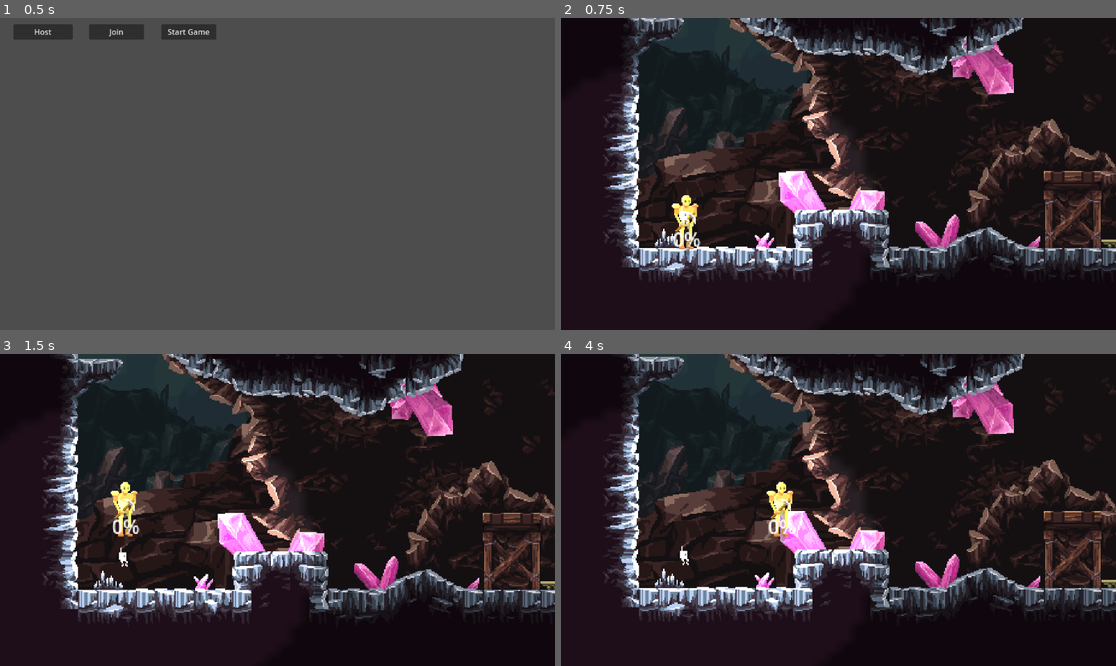
Above: before the commit, frames 1-4 (two rows, left to right).
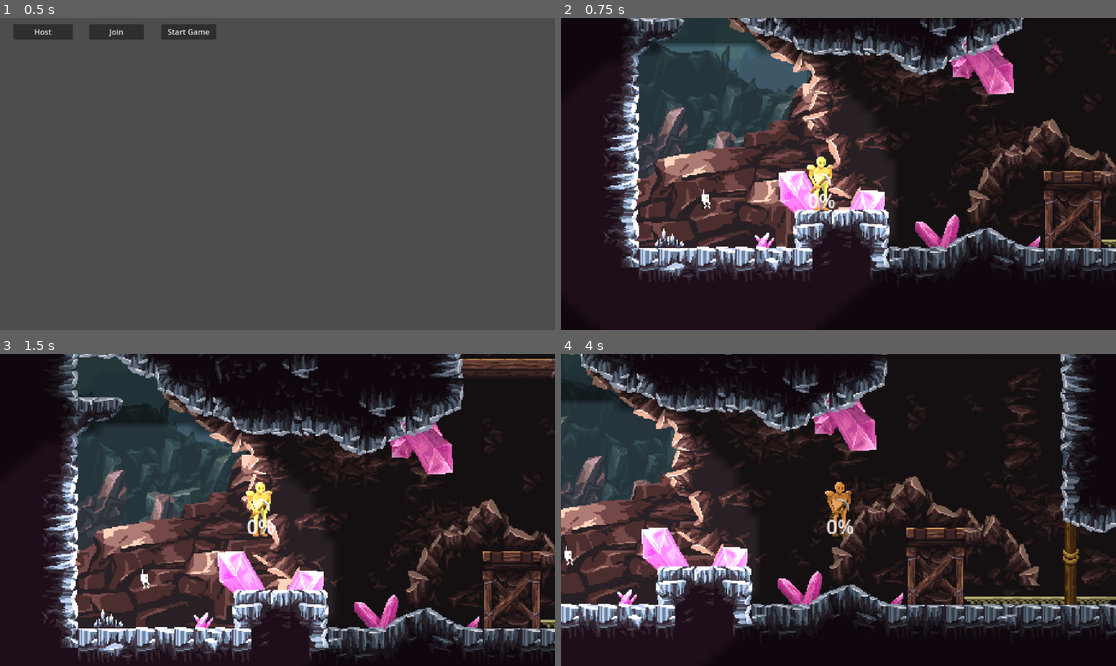
Above: after the commit, the same moments.

Repository: Xeotham/game_jam_42
Game: Godot game, scene res://scenes/TitleScreen.tscn
Same seed, same stepped clock (60 frames per second), same inputs: the game is played once before the commit and once after it. The engine's default icon, where the game draws it, is replaced by a stand-in: a white triangle on a blue panel in a dark square.
Inputs:
- Up to frame 1 (0.5 s): no input
- Up to frame 2 (0.75 s): click "Start Game" at 0.5 s
- Up to frame 3 (1.5 s): tap Enter (ui_accept) at 1.25 s; hold Down (Player2_move_down) from 1.28 s (still down)
- Up to frame 4 (4 s): tap Enter (ui_accept) at 1.52, 2.27, 3.77 s; release Down (Player2_move_down) at 2.03 s; tap Left (Player2_move_left) at 2.1 s; hold Right (Player2_move_right) 2.78-3.53 s; tap Up (Player2_move_up) at 3.6 s

Frame 1 is identical in both runs. In frame 2, 18% of the frame differs, in the area x 8-100%, y 0-83%; in frame 3, 47%; in frame 4, 48%, in the area x 0-100%, y 0-91%.
Error in both runs: Invalid type in function 'set_multiplayer_authority' in base 'MultiplayerSynchronizer'. Cannot convert argument 1 from Nil to int. (res://scripts/Player2.gd:16)

Commit message:
Fixing some issue and starting fixing enemy.

Diff:
--- a/game-jam-42/scenes/SceneManager.gd
+++ b/game-jam-42/scenes/SceneManager.gd
@@ -1,28 +1,32 @@
 extends Node2D
 
 @export var PlayerScene: PackedScene
-
+@onready var player1 = $Player1
+@onready var player2 = $Player2
 # Called when the node enters the scene tree for the first time.
 func _ready() -> void:
-	var player1 = load("res://scenes/player_1.tscn").instantiate()
-	var player2 = load("res://scenes/player_2.tscn").instantiate()
+	#var player1 = load("res://scenes/player_1.tscn").instantiate()
+	#var player2 = load("res://scenes/player_2.tscn").instantiate()
+	#
+	#add_child(player1)
+	#add_child(player2)
 
-	add_child(player1)
-	add_child(player2)
 
-	player1.global_position = $Spawn.global_position
-	player2.global_position = $Spawn.global_position
+	#player1.global_position = $Spawn.global_position
+	#player2.global_position = $Spawn.global_position
 
-	var enemy = load("res://scenes/enemy.tscn").instantiate()
-	add_child(enemy)
-	enemy.set_player(player1)
+	GameManager.sprite1 = player1
+	GameManager.sprite2 = player2
 
-	enemy.global_position = $Enemy.global_position
+	var enemys = [$Enemys/Enemy1]
+
+	for i in enemys:
+		var ennemy: Ennemy = i
+		ennemy.set_player(player1)
 
 	if multiplayer.get_unique_id() != 1:
 		$CanvasModulate.hide()
-		#$CanvasModulate2.hide()
-	pass # Replace with function body.
+		$ParallaxBackground/CanvasModulate.hide()
 
 
 # Called every frame. 'delta' is the elapsed time since the previous frame.
--- a/game-jam-42/scenes/enemy.tscn
+++ b/game-jam-42/scenes/enemy.tscn
@@ -1,28 +1,174 @@
-[gd_scene load_steps=5 format=3 uid="uid://dlvqrqvlu8icu"]
+[gd_scene load_steps=26 format=3 uid="uid://dlvqrqvlu8icu"]
 
 [ext_resource type="Script" uid="uid://dons7pjkod11e" path="res://scripts/enemy.gd" id="1_md0e3"]
-[ext_resource type="Texture2D" uid="uid://b6nmh2fsn8frs" path="res://assets/enemy.png" id="2_4ra3w"]
+[ext_resource type="Texture2D" uid="uid://dwoeepk84glin" path="res://assets/enemy/enemy_aggro.png" id="2_5uy6h"]
+[ext_resource type="Texture2D" uid="uid://cllomvyjoa67r" path="res://assets/enemy/enemy_attack.png" id="3_c4w8v"]
+[ext_resource type="Texture2D" uid="uid://h2kheglhwxmd" path="res://assets/enemy/enemy_idle.png" id="4_xwavj"]
 
 [sub_resource type="RectangleShape2D" id="RectangleShape2D_md0e3"]
-size = Vector2(24, 48)
+size = Vector2(36, 48)
 
-[sub_resource type="SceneReplicationConfig" id="SceneReplicationConfig_md0e3"]
-properties/0/path = NodePath(".:DETECTION_RADIUS")
-properties/0/spawn = true
-properties/0/replication_mode = 1
-properties/1/path = NodePath("MultiplayerSynchronizer:root_path")
-properties/1/spawn = true
-properties/1/replication_mode = 1
+[sub_resource type="AtlasTexture" id="AtlasTexture_nenq2"]
+atlas = ExtResource("2_5uy6h")
+region = Rect2(0, 0, 64, 64)
+
+[sub_resource type="AtlasTexture" id="AtlasTexture_md484"]
+atlas = ExtResource("2_5uy6h")
+region = Rect2(64, 0, 64, 64)
+
+[sub_resource type="AtlasTexture" id="AtlasTexture_ipns3"]
+atlas = ExtResource("2_5uy6h")
+region = Rect2(128, 0, 64, 64)
+
+[sub_resource type="AtlasTexture" id="AtlasTexture_8qclf"]
+atlas = ExtResource("2_5uy6h")
+region = Rect2(192, 0, 64, 64)
+
+[sub_resource type="AtlasTexture" id="AtlasTexture_w8i8w"]
+atlas = ExtResource("2_5uy6h")
+region = Rect2(256, 0, 64, 64)
+
+[sub_resource type="AtlasTexture" id="AtlasTexture_otmr2"]
+atlas = ExtResource("2_5uy6h")
+region = Rect2(320, 0, 64, 64)
+
+[sub_resource type="AtlasTexture" id="AtlasTexture_wtq4b"]
+atlas = ExtResource("2_5uy6h")
+region = Rect2(384, 0, 64, 64)
+
+[sub_resource type="AtlasTexture" id="AtlasTexture_j0cyh"]
+atlas = ExtResource("2_5uy6h")
+region = Rect2(448, 0, 64, 64)
+
+[sub_resource type="AtlasTexture" id="AtlasTexture_g0wcc"]
+atlas = ExtResource("2_5uy6h")
+region = Rect2(512, 0, 64, 64)
+
+[sub_resource type="AtlasTexture" id="AtlasTexture_s1ycm"]
+atlas = ExtResource("2_5uy6h")
+region = Rect2(576, 0, 64, 64)
+
+[sub_resource type="AtlasTexture" id="AtlasTexture_shcg2"]
+atlas = ExtResource("3_c4w8v")
+region = Rect2(0, 0, 64, 64)
+
+[sub_resource type="AtlasTexture" id="AtlasTexture_ile5s"]
+atlas = ExtResource("3_c4w8v")
+region = Rect2(64, 0, 64, 64)
+
+[sub_resource type="AtlasTexture" id="AtlasTexture_1x4g4"]
+atlas = ExtResource("3_c4w8v")
+region = Rect2(128, 0, 64, 64)
+
+[sub_resource type="AtlasTexture" id="AtlasTexture_2pwtc"]
+atlas = ExtResource("3_c4w8v")
+region = Rect2(192, 0, 64, 64)
+
+[sub_resource type="AtlasTexture" id="AtlasTexture_rogs8"]
+atlas = ExtResource("4_xwavj")
+region = Rect2(0, 0, 64, 64)
+
+[sub_resource type="AtlasTexture" id="AtlasTexture_wrm80"]
+atlas = ExtResource("4_xwavj")
+region = Rect2(64, 0, 64, 64)
+
+[sub_resource type="AtlasTexture" id="AtlasTexture_6awcb"]
+atlas = ExtResource("4_xwavj")
+region = Rect2(128, 0, 64, 64)
+
+[sub_resource type="AtlasTexture" id="AtlasTexture_wjec0"]
+atlas = ExtResource("4_xwavj")
+region = Rect2(192, 0, 64, 64)
+
+[sub_resource type="SpriteFrames" id="SpriteFrames_i4rgx"]
+animations = [{
+"frames": [{
+"duration": 1.0,
+"texture": SubResource("AtlasTexture_nenq2")
+}, {
+"duration": 1.0,
+"texture": SubResource("AtlasTexture_md484")
+}, {
+"duration": 1.0,
+"texture": SubResource("AtlasTexture_ipns3")
+}, {
+"duration": 1.0,
+"texture": SubResource("AtlasTexture_8qclf")
+}, {
+"duration": 1.0,
+"texture": SubResource("AtlasTexture_w8i8w")
+}, {
+"duration": 1.0,
+"texture": SubResource("AtlasTexture_otmr2")
+}, {
+"duration": 1.0,
+"texture": SubResource("AtlasTexture_wtq4b")
+}, {
+"duration": 1.0,
+"texture": SubResource("AtlasTexture_j0cyh")
+}, {
+"duration": 1.0,
+"texture": SubResource("AtlasTexture_g0wcc")
+}, {
+"duration": 1.0,
+"texture": SubResource("AtlasTexture_s1ycm")
+}],
+"loop": true,
+"name": &"agro",
+"speed": 10.0
+}, {
+"frames": [{
+"duration": 1.0,
+"texture": SubResource("AtlasTexture_shcg2")
+}, {
+"duration": 1.0,
+"texture": SubResource("AtlasTexture_ile5s")
+}, {
+"duration": 1.0,
+"texture": SubResource("AtlasTexture_1x4g4")
+}, {
+"duration": 1.0,
+"texture": SubResource("AtlasTexture_2pwtc")
+}],
+"loop": true,
+"name": &"attack",
+"speed": 8.0
+}, {
+"frames": [{
+"duration": 1.0,
+"texture": SubResource("AtlasTexture_rogs8")
+}, {
+"duration": 1.0,
+"texture": SubResource("AtlasTexture_wrm80")
+}, {
+"duration": 1.0,
+"texture": SubResource("AtlasTexture_6awcb")
+}, {
+"duration": 1.0,
+"texture": SubResource("AtlasTexture_wjec0")
+}],
+"loop": true,
+"name": &"idle",
+"speed": 3.0
+}]
+
+[sub_resource type="RectangleShape2D" id="RectangleShape2D_5uy6h"]
+size = Vector2(182, 48)
 
 [node name="EnemyBody" type="CharacterBody2D"]
 script = ExtResource("1_md0e3")
 
 [node name="CollisionShape2D" type="CollisionShape2D" parent="."]
-position = Vector2(2, -2)
+position = Vector2(0, -1)
 shape = SubResource("RectangleShape2D_md0e3")
 
-[node name="Sprite2D" type="Sprite2D" parent="."]
-texture = ExtResource("2_4ra3w")
+[node name="AnimatedSprite2D" type="AnimatedSprite2D" parent="."]
+sprite_frames = SubResource("SpriteFrames_i4rgx")
+animation = &"idle"
+frame_progress = 0.371223
 
-[node name="MultiplayerSynchronizer" type="MultiplayerSynchronizer" parent="."]
-replication_config = SubResource("SceneReplicationConfig_md0e3")
+[node name="DetectionArea" type="Area2D" parent="."]
+
+[node name="CollisionShape2D" type="CollisionShape2D" parent="DetectionArea"]
+position = Vector2(0, -1)
+shape = SubResource("RectangleShape2D_5uy6h")
--- a/game-jam-42/scenes/player_2.tscn
+++ b/game-jam-42/scenes/player_2.tscn
@@ -114,7 +114,7 @@
 [node name="Sprite2D" type="AnimatedSprite2D" parent="CharacterBody2D"]
 sprite_frames = SubResource("SpriteFrames_jbo5h")
 animation = &"idle"
-frame_progress = 0.555715
+frame_progress = 0.198991
 
 [node name="Camera2D" type="Camera2D" parent="CharacterBody2D"]
 zoom = Vector2(2.5, 2.5)
@@ -129,6 +129,8 @@
 z_index = -175
 position = Vector2(1, 9.53674e-07)
 scale = Vector2(9.86047, 8.09375)
+range_layer_min = -512
+range_layer_max = 512
 shadow_enabled = true
 texture = ExtResource("3_yjax8")
 
--- a/game-jam-42/scenes/stage.tscn
+++ b/game-jam-42/scenes/stage.tscn
@@ -10,6 +10,8 @@
 [ext_resource type="Texture2D" uid="uid://3ag0yoo0yxig" path="res://assets/props1.png" id="8_1hwpr"]
 [ext_resource type="Texture2D" uid="uid://ckb45eby7pqip" path="res://assets/Enviroment.png" id="8_dexii"]
 [ext_resource type="Texture2D" uid="uid://cj57tu3y02xyh" path="res://assets/props2.png" id="8_yd2gm"]
+[ext_resource type="PackedScene" uid="uid://bichfvcwo7cre" path="res://scenes/player_2.tscn" id="11_0hg5s"]
+[ext_resource type="PackedScene" uid="uid://dlvqrqvlu8icu" path="res://scenes/enemy.tscn" id="12_jl6nj"]
 
 [sub_resource type="TileSetAtlasSource" id="TileSetAtlasSource_e38vs"]
 texture = ExtResource("8_1hwpr")
@@ -13925,8 +13927,10 @@
 tile_map_data = PackedByteArray("AADg/wAAAQAbADsAAADg/wEAAQAbADwAAADg/wIAAQAbAD0AAADg/wMAAQAbAD4AAADh////AQAcADoAAADh/w …(12592 unchanged characters)…
 tile_set = SubResource("TileSet_5sts7")
 
-[node name="Enemy" type="Node2D" parent="."]
-position = Vector2(200, -250)
+[node name="CanvasModulate" type="CanvasModulate" parent="ParallaxBackground"]
+visible = false
+modulate = Color(0, 0, 0, 1)
+color = Color(0, 0, 0, 1)
 
 [node name="Spawn" type="Node2D" parent="."]
 position = Vector2(-410, 5)
@@ -13955,3 +13959,14 @@
 visible = false
 modulate = Color(0, 0, 0, 1)
 color = Color(0, 0, 0, 1)
+
+[node name="Player1" parent="." instance=ExtResource("2_kewym")]
+position = Vector2(-298, -28)
+
+[node name="Player2" parent="." instance=ExtResource("11_0hg5s")]
+position = Vector2(-392, -9)
+
+[node name="Enemys" type="Node2D" parent="."]
+
+[node name="Enemy1" parent="Enemys" instance=ExtResource("12_jl6nj")]
+position = Vector2(205, -237)
--- a/game-jam-42/scripts/GameManager.gd
+++ b/game-jam-42/scripts/GameManager.gd
@@ -1,6 +1,9 @@
 extends Node
 
 var	Players = {}
+
+var sprite1
+var sprite2
 
 # Called when the node enters the scene tree for the first time.
 func _ready() -> void:
--- a/game-jam-42/scripts/Player1.gd
+++ b/game-jam-42/scripts/Player1.gd
@@ -7,6 +7,7 @@
 var jump_count = 0
 var jump_total = 1
 var air_time = 0
+var actual_position = Vector2.ZERO
 
 @onready var camera = $Camera2D as Camera2D
 @onready var Health = $Health
@@ -46,7 +47,7 @@
 			velocity.x = direction * SPEED
 		else:
 			velocity.x = move_toward(velocity.x, 0, SPEED)
-
+		actual_position = velocity
 		move_and_slide()
 
 func take_damage(amount: int):
--- a/game-jam-42/scripts/enemy.gd
+++ b/game-jam-42/scripts/enemy.gd
@@ -1,4 +1,5 @@
 extends CharacterBody2D
+class_name Ennemy
 
 @export var SPEED = 150.0
 @export var HEALTH = 10
@@ -6,9 +7,11 @@
 @export var FOLLOW_PLAYER = true
 @export var DETECTION_RADIUS = 200.0
 
-var player: Node2D = null
+var player: Node2D = GameManager.sprite1
+@onready var sprite = $AnimatedSprite2D
 
 func _ready():
+	_animations()
 	pass
 
 func _physics_process(delta: float) -> void:
@@ -17,16 +20,19 @@
 		velocity += get_gravity() * delta
 	else:
 		velocity.y = 0
+	detect_player(delta)
+
+	move_and_slide()
+
+func detect_player(delta):
+	print("Player position: ", player.global_position)
 	if FOLLOW_PLAYER and player and is_instance_valid(player):
 		var direction = player.global_position - global_position
 		if direction.length() < DETECTION_RADIUS:
 			velocity.x = direction.normalized().x * SPEED
-		else:
-			velocity.x = move_toward(velocity.x, 0, SPEED * delta)
-	else:
-		velocity.x = move_toward(velocity.x, 0, SPEED * delta)
+			print("Player detected")
+	velocity.x = move_toward(velocity.x, 0, SPEED * delta)
 
-	move_and_slide()
 
 func take_damage(amount: int):
 	HEALTH -= amount
@@ -37,4 +43,13 @@
 	queue_free()
 
 func set_player(p: Node2D):
+	print("Setting Player ", p.name)
 	player = p
+
+func _animations():
+	sprite.play("idle")
+
+	if velocity.x < 0:
+		sprite.flip_h = true
+	if velocity.x > 0:
+		sprite.flip_h = false
Not shown: 1 places in game-jam-42/scenes/player_1.tscn that only renumber resources
Not shown: 1 places in game-jam-42/scenes/stage.tscn that only renumber resources
